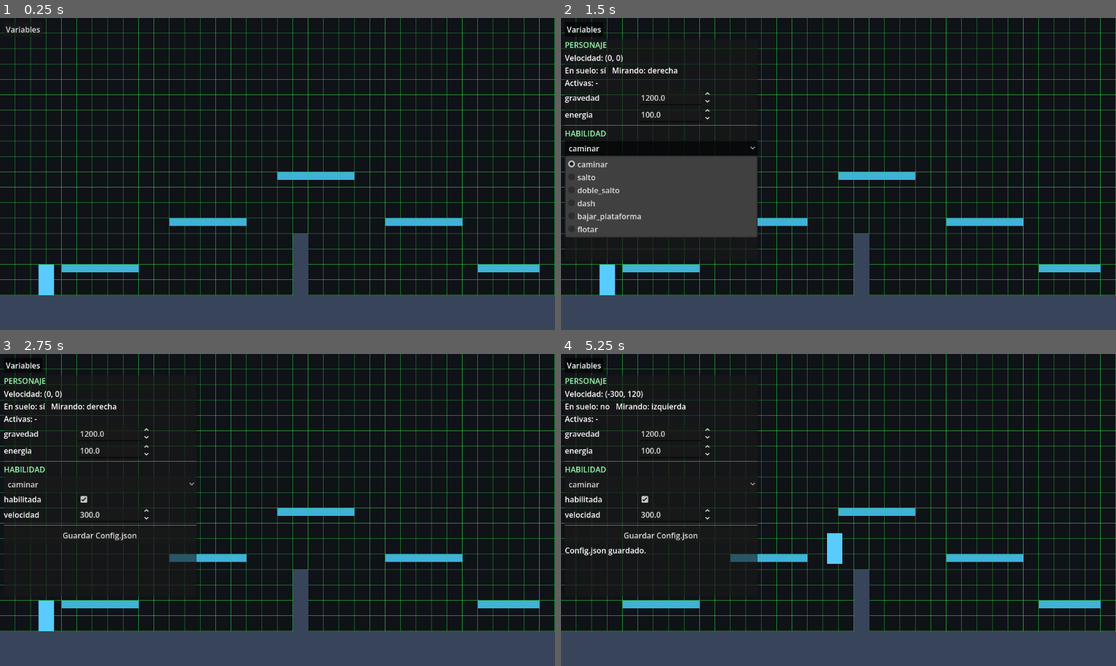
Above: before the commit, frames 1-4 (two rows, left to right).
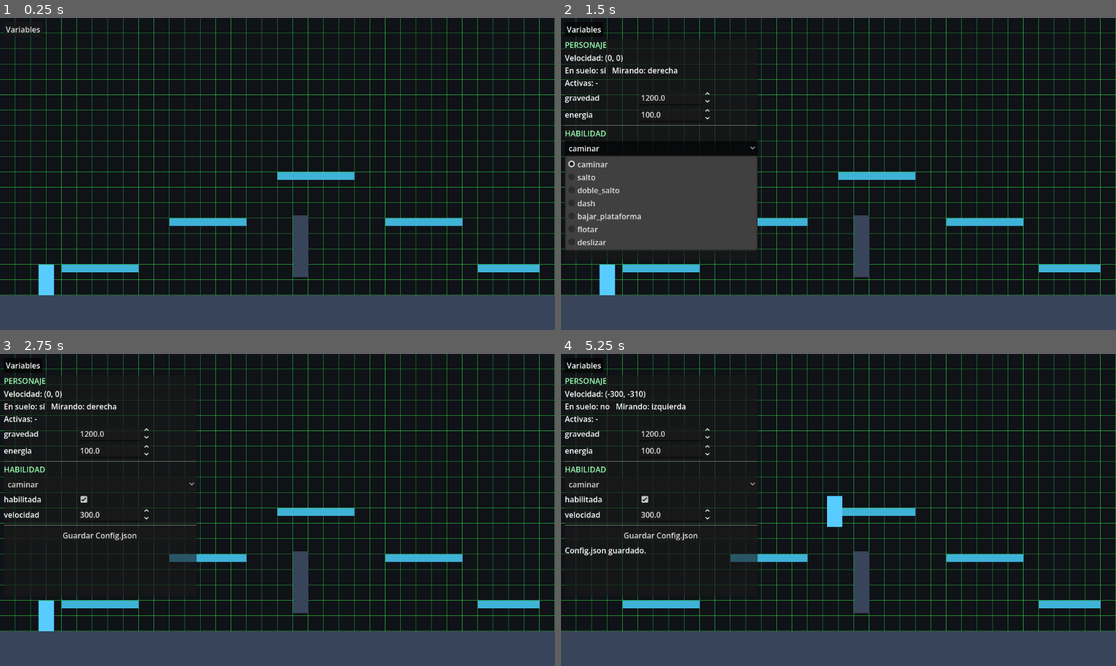
Above: after the commit, the same moments.

Repository: silvestrecasanova/Basmeva
Game: Godot game, scene res://Escenarios/Prueba.tscn
Same seed, same stepped clock (60 frames per second), same inputs: the game is played once before the commit and once after it.
Inputs (mouse positions are in pixels of both pictures, inside the frame that each line leads up to):
- Up to frame 1 (0.25 s): no input
- Up to frame 2 (1.5 s): click "Variables" at 0.5 s; click "caminar" at 1.25 s
- Up to frame 3 (2.75 s): click (83, 500) at 2 s
- Up to frame 4 (5.25 s): click "Guardar Config.json" at 2.75 s; tap Enter at 3.5 s; move the mouse to (960, 494) at 3.52 s; hold D (mover_derecha) 3.53-5.03 s; tap Shift (dash) at 3.6 s; click (960, 494) at 3.67 s; tap Space (saltar) at 3.77, 4.07, 4.52, 4.55, 4.82, 5.1 s; tap C (esquivar, bound only after the commit) at 3.8, 4.35 s; move the mouse to (727, 525) at 4.27 s; move the mouse to (894, 441) at 5.02 s; hold A (mover_izquierda) from 5.03 s (still down)

The runs differ from the first frame. In frame 1, 0.3% of the frame differs, in the area x 52-56%, y 63-89%; in frame 2, 1.7%, in the area x 0-56%, y 63-89%; in frame 3, 0.3%; in frame 4, 0.9%.

Commit message:
deslizar1

Diff:
--- a/Escenarios/Prueba.tscn
+++ b/Escenarios/Prueba.tscn
@@ -38,7 +38,7 @@
 polygon = PackedVector2Array(-576, -48, 576, -48, 576, 48, -576, 48)
 
 [node name="Pared_1" type="StaticBody2D" parent="." unique_id=1657187303 groups=["suelo"]]
-position = Vector2(624, 512)
+position = Vector2(624, 474)
 
 [node name="CollisionShape2D" type="CollisionShape2D" parent="Pared_1" unique_id=419738785]
 shape = SubResource("RectangleShape2D_p0a4m")
--- a/Personaje/Config.json
+++ b/Personaje/Config.json
@@ -13,6 +13,15 @@
 			"habilitada": true,
 			"recuperacion": 0.4,
 			"velocidad": 700.0
+		},
+		"deslizar": {
+			"altura": 32.0,
+			"duracion": 0.4,
+			"habilitada": true,
+			"recuperacion": 0.3,
+			"requiere_abajo": 0.0,
+			"velocidad": 450.0,
+			"velocidad_bajo_techo": 150.0
 		},
 		"doble_salto": {
 			"cantidad": 2.0,
--- a/Personaje/Escenas/Personaje.tscn
+++ b/Personaje/Escenas/Personaje.tscn
@@ -10,6 +10,7 @@
 [ext_resource type="Script" uid="uid://0ffcitlg2mo2" path="res://Personaje/Habilidades/Bajar_Plataforma.gd" id="8_ak12q"]
 [ext_resource type="Script" uid="uid://7q0esy6867i2" path="res://Personaje/Habilidades/Dash.gd" id="8_das"]
 [ext_resource type="Script" uid="uid://b41a1ex7nrx4r" path="res://Personaje/Habilidades/Flotar.gd" id="9_v3jf5"]
+[ext_resource type="Script" uid="uid://dsj6wd3qfafsg" path="res://Personaje/Habilidades/Deslizar.gd" id="10_x72dn"]
 
 [sub_resource type="Gradient" id="Gradient_1"]
 colors = PackedColorArray(0.35, 0.8, 1, 1, 0.35, 0.8, 1, 1)
@@ -38,7 +39,7 @@
 
 [node name="Gestor_Habilidades" type="Node" parent="Gestores" unique_id=1046675461]
 script = ExtResource("3_hab")
-Scripts_Habilidades = Array[Script]([ExtResource("5_cam"), ExtResource("6_sal"), ExtResource("7_dob"), ExtResource("8_das"), ExtResource("8_ak12q"), ExtResource("9_v3jf5")])
+Scripts_Habilidades = Array[Script]([ExtResource("5_cam"), ExtResource("6_sal"), ExtResource("7_dob"), ExtResource("8_das"), ExtResource("8_ak12q"), ExtResource("9_v3jf5"), ExtResource("10_x72dn")])
 
 [node name="Gestor_Fisico" type="Node" parent="Gestores" unique_id=850960466]
 script = ExtResource("4_fis")
--- /dev/null
+++ b/Personaje/Habilidades/Deslizar.gd
@@ -0,0 +1,162 @@
+extends Habilidad_Base
+## Deslizarse por el suelo con ESQUIVAR (C) + ABAJO. Mientras desliza, el collider
+## y el sprite se achican (pegados al suelo) para pasar por debajo de obstáculos.
+## - Solo se inicia desde el suelo; no se desliza en el aire.
+## - No anula la gravedad: si sale por el borde del suelo o de una plataforma, cae
+##   y el deslizamiento termina (salvo que haya techo encima, ver abajo).
+## - Al acabar el tiempo, si no cabe de pie (techo encima), sigue agachado avanzando
+##   despacio (velocidad_bajo_techo) hasta tener espacio. Con el movimiento se puede
+##   cambiar de dirección ahí debajo.
+## - Bloquea otras habilidades mientras dura (no se puede saltar ni hacer dash).
+## Debe ir DESPUÉS de Caminar en Scripts_Habilidades.
+## (El esquivar parado, sin ABAJO, será otra habilidad que use la misma acción.)
+
+var Velocidad_Deslizar: float = 500.0
+var Duracion: float = 0.4
+var Recuperacion: float = 0.3
+var Altura: float = 32.0
+var Velocidad_Bajo_Techo: float = 150.0
+
+var Direccion: float = 1.0
+var Tiempo_Restante: float = 0.0
+var Tiempo_Recuperacion: float = 0.0
+
+var Colision: CollisionShape2D
+var Forma_Original: Shape2D
+var Posicion_Original: Vector2
+var Forma_Consulta: RectangleShape2D
+var Escala_Sprite_Original: Vector2
+var Posicion_Sprite_Original: Vector2
+
+
+func _init() -> void:
+	Nombre = "deslizar"
+	Bloquea_Otras = true
+
+
+func Parametros_Por_Defecto() -> Dictionary:
+	return {"velocidad": 500.0, "duracion": 0.4, "recuperacion": 0.3, "altura": 32.0, "velocidad_bajo_techo": 150.0}
+
+
+func Acciones_Por_Defecto() -> Dictionary:
+	return {"esquivar": [KEY_C], "abajo": [KEY_S, KEY_DOWN]}
+
+
+func Al_Cambiar_Config() -> void:
+	Velocidad_Deslizar = float(Parametros["velocidad"])
+	Duracion = float(Parametros["duracion"])
+	Recuperacion = float(Parametros["recuperacion"])
+	Altura = float(Parametros["altura"])
+	Velocidad_Bajo_Techo = float(Parametros["velocidad_bajo_techo"])
+
+
+func Inicializar(personaje: Personaje) -> void:
+	super(personaje)
+	Colision = Dueno.get_node("CollisionShape2D") as CollisionShape2D
+	Registrar_Funcion("Esta_Activo", Esta_Activo)
+	Registrar_Funcion("Esta_Listo", Esta_Listo)
+
+
+func Actualizar(delta: float) -> void:
+	if Tiempo_Recuperacion > 0.0:
+		Tiempo_Recuperacion -= delta
+	if Activa:
+		Mantener_Deslizamiento(delta)
+		return
+	if Esta_Listo() and Dueno.Fisica.En_Suelo \
+			and Dueno.Acciones.Presionada("abajo") \
+			and Dueno.Acciones.Recien_Presionada("esquivar"):
+		Intentar_Activar()
+
+
+func Mantener_Deslizamiento(delta: float) -> void:
+	Tiempo_Restante -= delta
+	var hay_techo: bool = Hay_Techo()
+	# Sin techo encima: termina al acabarse el tiempo, al salir del suelo o al chocar con una pared.
+	if not hay_techo and (Tiempo_Restante <= 0.0 or not Dueno.Fisica.En_Suelo or Dueno.is_on_wall()):
+		Terminar()
+		return
+	var velocidad: float = Velocidad_Deslizar
+	if Tiempo_Restante <= 0.0:
+		# Agachado bajo un techo: avanza despacio y deja cambiar de dirección.
+		velocidad = Velocidad_Bajo_Techo
+		var entrada: float = signf(Dueno.Acciones.Direccion_Horizontal)
+		if entrada != 0.0:
+			Direccion = entrada
+	Dueno.Fisica.Establecer_Velocidad_X(Direccion * velocidad)
+
+
+func Activar() -> void:
+	var entrada: float = signf(Dueno.Acciones.Direccion_Horizontal)
+	Direccion = entrada if entrada != 0.0 else float(Dueno.Direccion_Mirada)
+	Dueno.Direccion_Mirada = 1 if Direccion > 0.0 else -1
+	Tiempo_Restante = Duracion
+	Achicar()
+	Dueno.Fisica.Establecer_Velocidad_X(Direccion * Velocidad_Deslizar)
+
+
+func Desactivar() -> void:
+	Restaurar()
+	Dueno.Fisica.Establecer_Velocidad_X(0.0)
+	Tiempo_Recuperacion = Recuperacion
+
+
+## Achica el collider y el sprite dejando los pies en el mismo sitio.
+func Achicar() -> void:
+	Forma_Original = Colision.shape
+	Posicion_Original = Colision.position
+	var original := Forma_Original as RectangleShape2D
+	var altura: float = clampf(Altura, 2.0, original.size.y)
+
+	var nueva := RectangleShape2D.new()
+	nueva.size = Vector2(original.size.x, altura)
+	Colision.shape = nueva
+	Colision.position = Posicion_Original + Vector2(0.0, (original.size.y - altura) / 2.0)
+
+	# Forma ligeramente más pequeña que la de pie, para detectar techo sin falsos
+	# positivos por rozar el suelo o las paredes.
+	Forma_Consulta = RectangleShape2D.new()
+	Forma_Consulta.size = original.size - Vector2(2.0, 2.0)
+
+	Escala_Sprite_Original = Dueno.Sprite.scale
+	Posicion_Sprite_Original = Dueno.Sprite.position
+	var factor: float = altura / original.size.y
+	Dueno.Sprite.scale = Vector2(Escala_Sprite_Original.x, Escala_Sprite_Original.y * factor)
+	Dueno.Sprite.position = Posicion_Sprite_Original + Vector2(0.0, (original.size.y - altura) / 2.0)
+
+
+func Restaurar() -> void:
+	if Forma_Original == null:
+		return
+	Colision.shape = Forma_Original
+	Colision.position = Posicion_Original
+	Dueno.Sprite.scale = Escala_Sprite_Original
+	Dueno.Sprite.position = Posicion_Sprite_Original
+	Forma_Original = null
+
+
+## Verdadero si el personaje NO cabe de pie en su posición actual.
+## Las plataformas unidireccionales no cuentan (se atraviesan por debajo).
+func Hay_Techo() -> bool:
+	if Forma_Original == null:
+		return false
+	var consulta := PhysicsShapeQueryParameters2D.new()
+	consulta.shape = Forma_Consulta
+	consulta.transform = Dueno.global_transform * Transform2D(0.0, Posicion_Original)
+	consulta.collision_mask = Dueno.collision_mask
+	consulta.exclude = [Dueno.get_rid()]
+	var resultados: Array[Dictionary] = Dueno.get_world_2d().direct_space_state.intersect_shape(consulta, 8)
+	for resultado in resultados:
+		var cuerpo: Object = resultado["collider"]
+		if cuerpo is Node and (cuerpo as Node).is_in_group("unidireccional"):
+			continue
+		return true
+	return false
+
+
+func Esta_Activo() -> bool:
+	return Activa
+
+
+func Esta_Listo() -> bool:
+	return not Activa and Tiempo_Recuperacion <= 0.0
Not shown, added: Personaje/Habilidades/Deslizar.gd.uid
